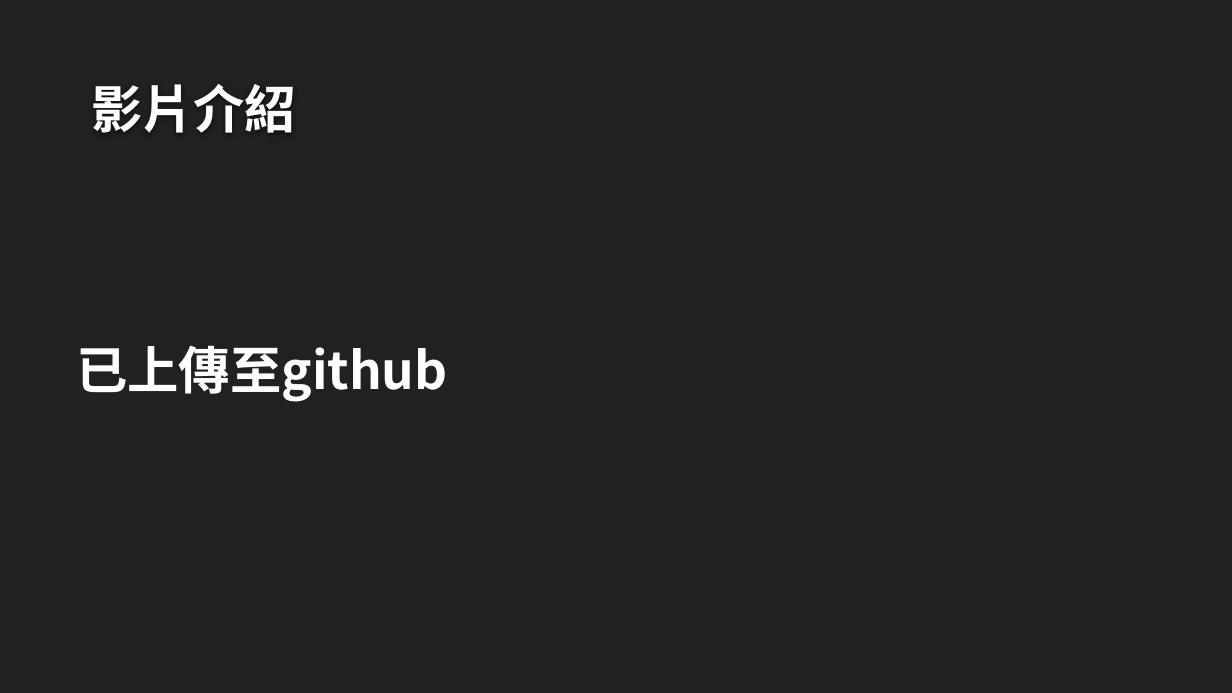
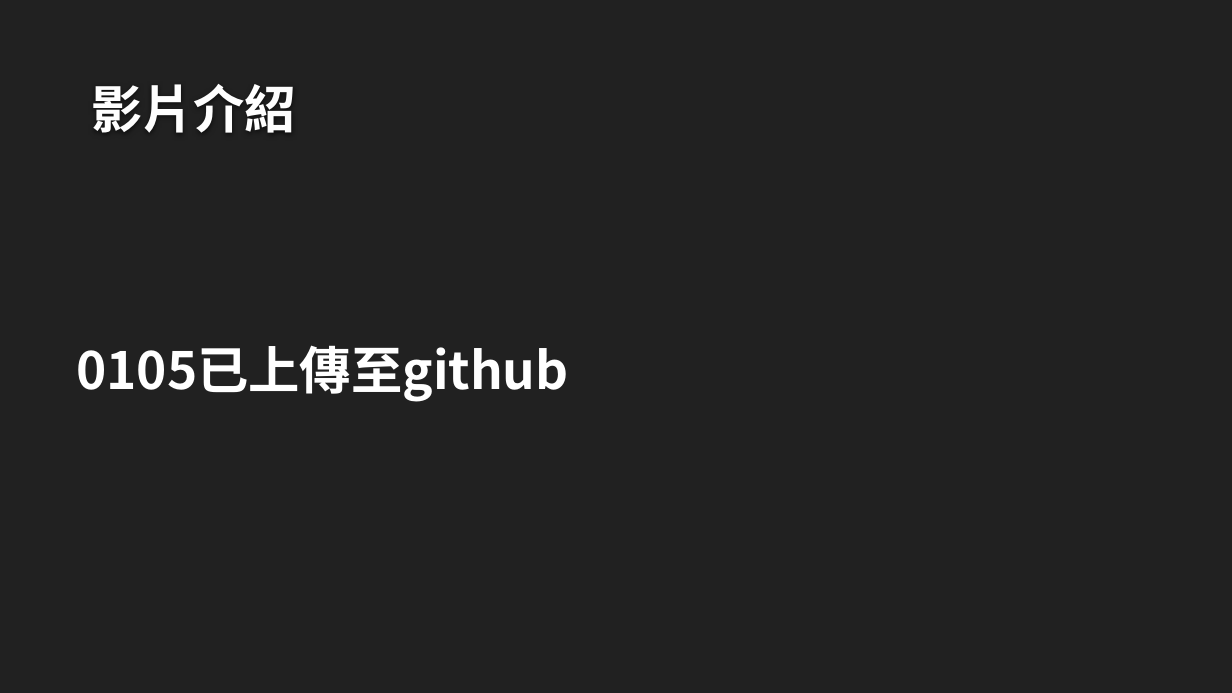
Before and after one commit to gmkevin00/Snapping-for-the-world, a slide deck: slide 6 of ppt/JSproject.pptx. Drawn at 1232x693 pixels with LibreOffice and Linux fonts; fonts in the diff are those of the drawing; background and template pictures are left out. Boxes give left, top, right and bottom in pixels: in the first picture for what was removed or moved away, otherwise in the second. Text is boxed around its words. In the diff, an @@ line names an element or a change of style, - is before the commit and + after.

Commit message:
Revert "0105 fix the bugs and edit ppt file"
This reverts commit 9b0f3dca8f53127eb916f2ede6cb45c8fd74a469.

```diff
--- a/ppt/JSproject.pptx
+++ b/ppt/JSproject.pptx
@@ text at (x1=76, y1=345, x2=568, y2=402): text changed @@
-已上傳至github
+0105已上傳至github
```
